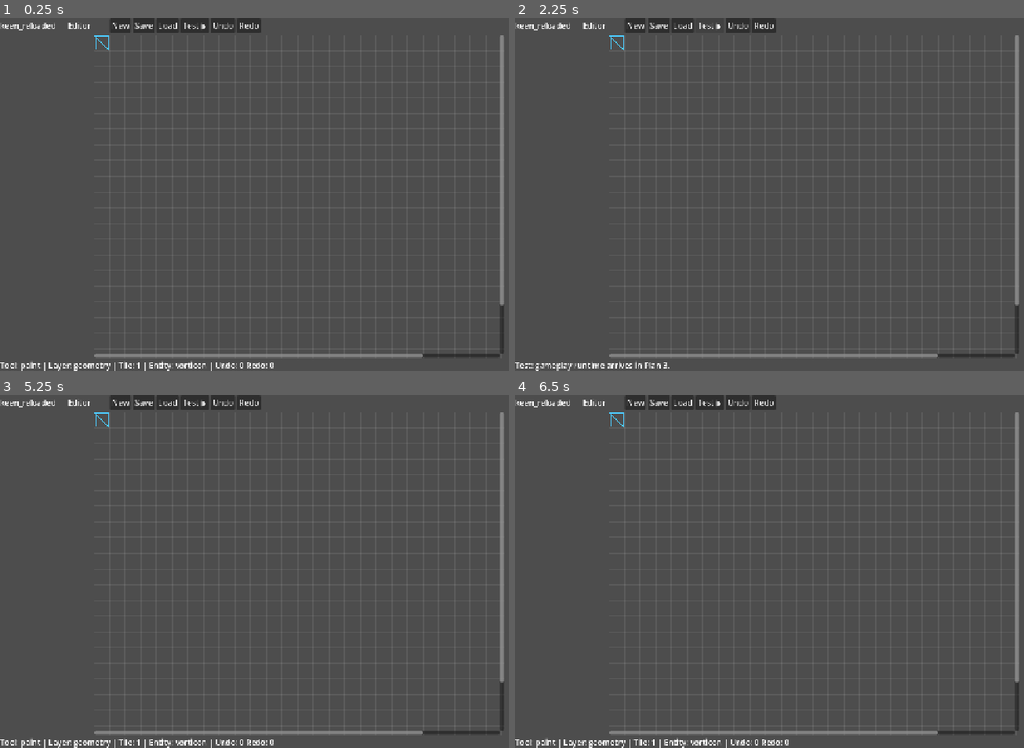
Above: before the commit, frames 1-4 (two rows, left to right).
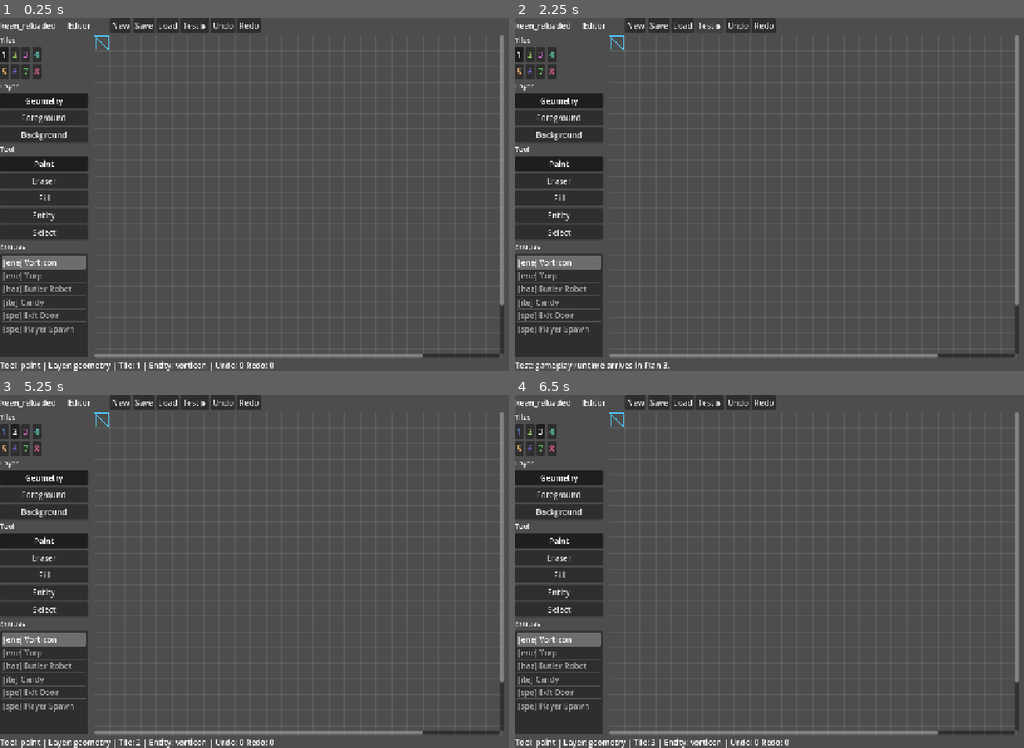
Above: after the commit, the same moments.

Repository: ehowe/keen_reloaded
Game: Godot game, scene res://src/editor/level_editor.tscn
Same seed, same stepped clock (60 frames per second), same inputs: the game is played once before the commit and once after it. This scene is started directly instead of the project's main scene.
Inputs (mouse positions are in pixels of both pictures, inside the frame that each line leads up to):
- Up to frame 1 (0.25 s): no input
- Up to frame 2 (2.25 s): click "New" at 0.5 s; click "New" at 1.25 s; click "Test ▶" at 2 s
- Up to frame 3 (5.25 s): click "Undo" at 2.75 s; click "Redo" at 3.5 s; click (5, 430) at 4.25 s, where only the run after the commit has a clickable "1"; click (15, 430) at 5 s, where only the run after the commit has a clickable "2"
- Up to frame 4 (6.5 s): click (540, 430) at 5.75 s, where only the run after the commit has a clickable "3"

The runs differ from the first frame. In frame 1, 11% of the frame differs, in the area x 0-18%, y 5-96%; in frame 2, 11%; in frame 3, 11%, in the area x 0-28%, y 5-100%; in frame 4, 11%.

Commit message:
feat: add editor palette panel (tiles, layers, tools, entities)

Diff:
--- a/src/editor/palette_panel.gd
+++ b/src/editor/palette_panel.gd
@@ -1,6 +1,99 @@
 class_name PalettePanel
 extends VBoxContainer
-func build(_e: LevelEditor) -> void:
-	pass
-func refresh(_e: LevelEditor) -> void:
-	pass
+## Left panel: tile picker, layer toggles, tool toggles, entity list.
+## IMPORTANT: build() creates all nodes ONCE; refresh() only updates toggle
+## states. Rebuilding the tile grid in refresh() would free a button while it is
+## emitting its `pressed` signal (click tile -> set_selected_tile_id -> broadcast
+## -> rebuild) and crash. So refresh() must never recreate nodes.
+
+var _tile_buttons: Array[Button] = []
+var _layer_buttons: Dictionary = {}  # layer -> Button
+var _tool_buttons: Dictionary = {}   # tool -> Button
+var _entity_list: ItemList
+var _entity_ids: Array[String] = []
+
+
+func build(e: LevelEditor) -> void:
+	custom_minimum_size = Vector2(190, 0)
+
+	add_child(_section_label("Tiles"))
+	var grid := GridContainer.new()
+	grid.columns = 4
+	var tile_group := ButtonGroup.new()
+	for id in range(1, LevelEditor.PALETTE_TILE_COUNT + 1):
+		var b := Button.new()
+		b.text = str(id)
+		b.toggle_mode = true
+		b.button_group = tile_group
+		b.add_theme_color_override("font_color", EditorColors.tile_color(id))
+		b.add_theme_color_override("font_hover_color", EditorColors.tile_color(id))
+		var idv := id
+		b.pressed.connect(func() -> void: e.set_selected_tile_id(idv))
+		grid.add_child(b)
+		_tile_buttons.append(b)
+	add_child(grid)
+
+	add_child(_section_label("Layer"))
+	var layer_group := ButtonGroup.new()
+	for layer: String in [LevelData.LAYER_GEOMETRY, LevelData.LAYER_FOREGROUND, LevelData.LAYER_BACKGROUND]:
+		var b := Button.new()
+		b.text = layer.capitalize()
+		b.toggle_mode = true
+		b.button_group = layer_group
+		var lv := layer
+		b.toggled.connect(func(_p: bool) -> void: e.set_active_layer(lv))
+		_layer_buttons[layer] = b
+		add_child(b)
+
+	add_child(_section_label("Tool"))
+	var tool_group := ButtonGroup.new()
+	for tool: String in ["paint", "erase", "fill", "entity", "select"]:
+		var b := Button.new()
+		b.text = LevelEditor.TOOLS[tool]
+		b.toggle_mode = true
+		b.button_group = tool_group
+		var tv := tool
+		b.toggled.connect(func(_p: bool) -> void: e.set_tool(tv))
+		_tool_buttons[tool] = b
+		add_child(b)
+
+	add_child(_section_label("Entities"))
+	_entity_list = ItemList.new()
+	_entity_list.size_flags_vertical = Control.SIZE_EXPAND_FILL
+	_entity_list.item_selected.connect(func(idx: int) -> void:
+		e.set_selected_entity_type(_entity_ids[idx]))
+	add_child(_entity_list)
+	_populate_entities()
+	refresh(e)
+
+
+func _populate_entities() -> void:
+	_entity_list.clear()
+	_entity_ids.clear()
+	for entry in EntityRegistry.get_palette_entries():
+		var cat: String = entry.get("category", "")
+		var label: String = entry.get("label", "")
+		_entity_ids.append(entry.get("type_id", ""))
+		_entity_list.add_item("[%s] %s" % [cat.left(3), label])
+
+
+## Lightweight: only toggle states. Never recreates nodes (see class doc).
+func refresh(e: LevelEditor) -> void:
+	for i in range(_tile_buttons.size()):
+		_tile_buttons[i].set_pressed_no_signal((i + 1) == e.selected_tile_id)
+	for layer in _layer_buttons:
+		_layer_buttons[layer].set_pressed_no_signal(layer == e.active_layer)
+	for tool in _tool_buttons:
+		_tool_buttons[tool].set_pressed_no_signal(tool == e.active_tool)
+	_entity_list.deselect_all()
+	for i in range(_entity_ids.size()):
+		if _entity_ids[i] == e.selected_entity_type:
+			_entity_list.select(i)
+			break
+
+
+func _section_label(text: String) -> Label:
+	var l := Label.new()
+	l.text = text
+	l.add_theme_font_size_override("font_size", 14)
+	return l
